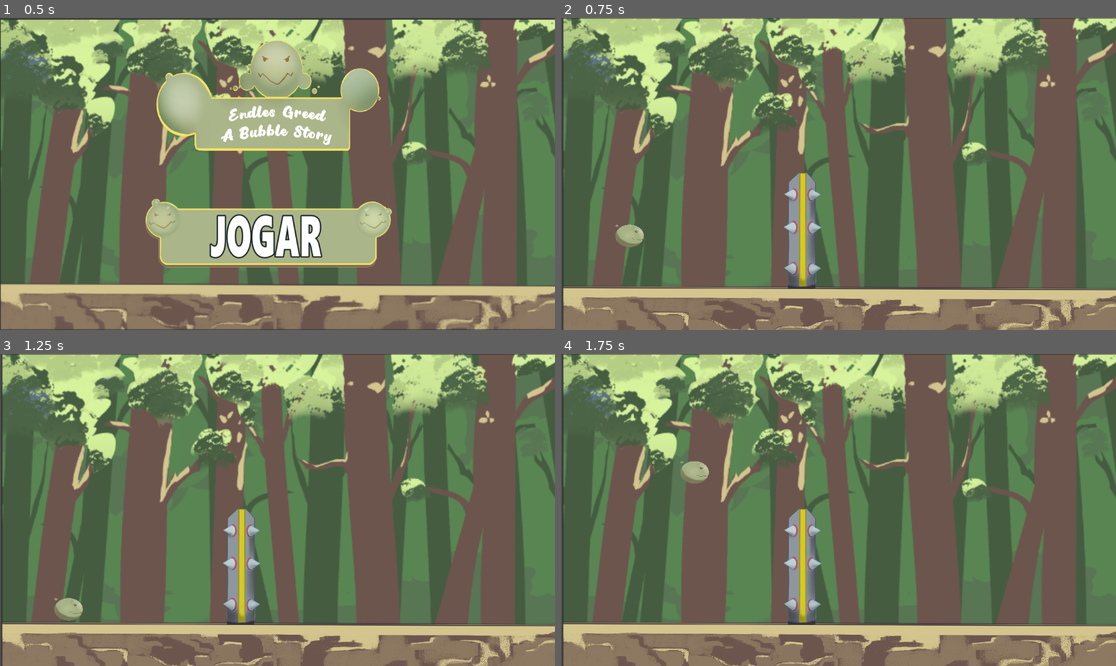
Above: before the commit, frames 1-4 (two rows, left to right).
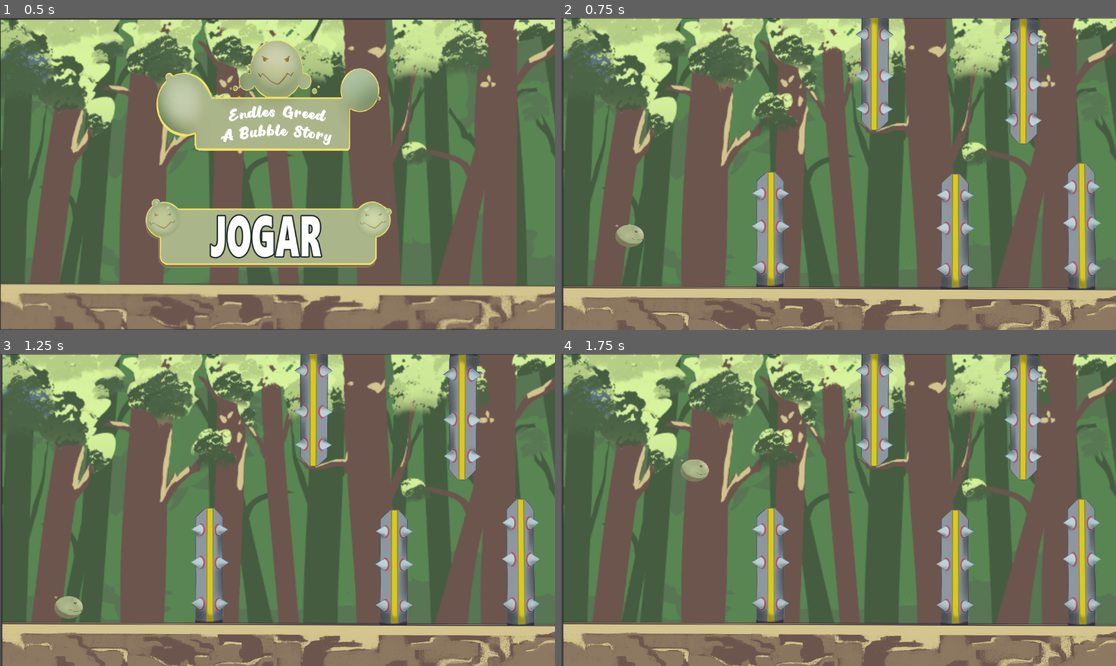
Above: after the commit, the same moments.

Repository: biancasuarz/game-jam
Game: Godot game, scene res://start_scene.tscn
The game is run twice, just before and just after one commit, with the same random seed, the same clock (stepped at 60 frames per second) and the same inputs.
Inputs (mouse positions are in pixels of both pictures, inside the frame that each line leads up to):
- Up to frame 1 (0.5 s): no input
- Up to frame 2 (0.75 s): click (832, 236) at 0.5 s
- Up to frame 3 (1.25 s): no input
- Up to frame 4 (1.75 s): tap Enter (ui_accept) at 1.25, 1.52 s; hold Right (ui_right) from 1.28 s (still down)

Frame 1 is identical in both runs. In frame 2, 11% of the frame differs, in the area x 34-98%, y 0-88%; in frame 3, 11%, in the area x 9-98%, y 0-88%; in frame 4, 11%.

Commit message:
final game

Diff:
--- a/main_scene.tscn
+++ b/main_scene.tscn
@@ -16,7 +16,7 @@
 size = Vector2(1151, 96)
 
 [sub_resource type="RectangleShape2D" id="RectangleShape2D_1cgtt"]
-size = Vector2(108, 165)
+size = Vector2(79, 254.125)
 
 [sub_resource type="CircleShape2D" id="CircleShape2D_02dhi"]
 radius = 29.0
@@ -52,7 +52,7 @@
 [node name="StaticBody2D" type="StaticBody2D" parent="gameplay/chao"]
 
 [node name="CollisionShape2D" type="CollisionShape2D" parent="gameplay/chao/StaticBody2D"]
-position = Vector2(584.5, 604)
+position = Vector2(583, 600)
 shape = SubResource("RectangleShape2D_o0o3v")
 one_way_collision_margin = 0.0
 
@@ -60,12 +60,51 @@
 script = ExtResource("3_snx51")
 
 [node name="Sprite2D" type="Sprite2D" parent="gameplay/Area2D"]
-position = Vector2(501, 433)
+position = Vector2(435, 431)
 scale = Vector2(0.351985, 0.355556)
 texture = ExtResource("6_hj6sl")
 
+[node name="Sprite2D2" type="Sprite2D" parent="gameplay/Area2D"]
+position = Vector2(818, 435)
+scale = Vector2(0.351985, 0.355556)
+texture = ExtResource("6_hj6sl")
+
+[node name="Sprite2D3" type="Sprite2D" parent="gameplay/Area2D"]
+position = Vector2(651, 122)
+rotation = -3.13956
+scale = Vector2(0.351985, 0.355556)
+texture = ExtResource("6_hj6sl")
+
+[node name="Sprite2D4" type="Sprite2D" parent="gameplay/Area2D"]
+position = Vector2(960, 139)
+rotation = -3.13956
+scale = Vector2(0.351985, 0.392193)
+texture = ExtResource("6_hj6sl")
+
+[node name="Sprite2D5" type="Sprite2D" parent="gameplay/Area2D"]
+position = Vector2(1081, 424)
+rotation = -0.00866318
+scale = Vector2(0.351985, 0.392193)
+texture = ExtResource("6_hj6sl")
+
 [node name="CollisionShape2D" type="CollisionShape2D" parent="gameplay/Area2D"]
-position = Vector2(493, 479.5)
+position = Vector2(439, 447)
+shape = SubResource("RectangleShape2D_1cgtt")
+
+[node name="CollisionShape2D3" type="CollisionShape2D" parent="gameplay/Area2D"]
+position = Vector2(658, 94)
+shape = SubResource("RectangleShape2D_1cgtt")
+
+[node name="CollisionShape2D4" type="CollisionShape2D" parent="gameplay/Area2D"]
+position = Vector2(964, 147)
+shape = SubResource("RectangleShape2D_1cgtt")
+
+[node name="CollisionShape2D5" type="CollisionShape2D" parent="gameplay/Area2D"]
+position = Vector2(1086, 423.875)
+shape = SubResource("RectangleShape2D_1cgtt")
+
+[node name="CollisionShape2D2" type="CollisionShape2D" parent="gameplay/Area2D"]
+position = Vector2(822, 451.063)
 shape = SubResource("RectangleShape2D_1cgtt")
 
 [node name="Player" type="CharacterBody2D" parent="." groups=["player"]]
--- a/project.godot
+++ b/project.godot
@@ -10,7 +10,7 @@
 
 [application]
 
-config/name="biancateste"
+config/name="Endless Greed, a bubble story"
 run/main_scene="res://start_scene.tscn"
 config/features=PackedStringArray("4.3", "Forward Plus")
 config/icon="res://icon.svg"
--- a/start_scene.tscn
+++ b/start_scene.tscn
@@ -16,6 +16,7 @@
 
 [node name="AudioStreamPlayer2D" type="AudioStreamPlayer2D" parent="."]
 stream = ExtResource("2_qg7iq")
+volume_db = -10.0
 autoplay = true
 parameters/looping = true
 
Not shown, added: export_presets.cfg
Not shown, added: endlessbubble.console.exe
Not shown, added: endlessbubble.exe
Not shown, added: endlessbubble.pck
